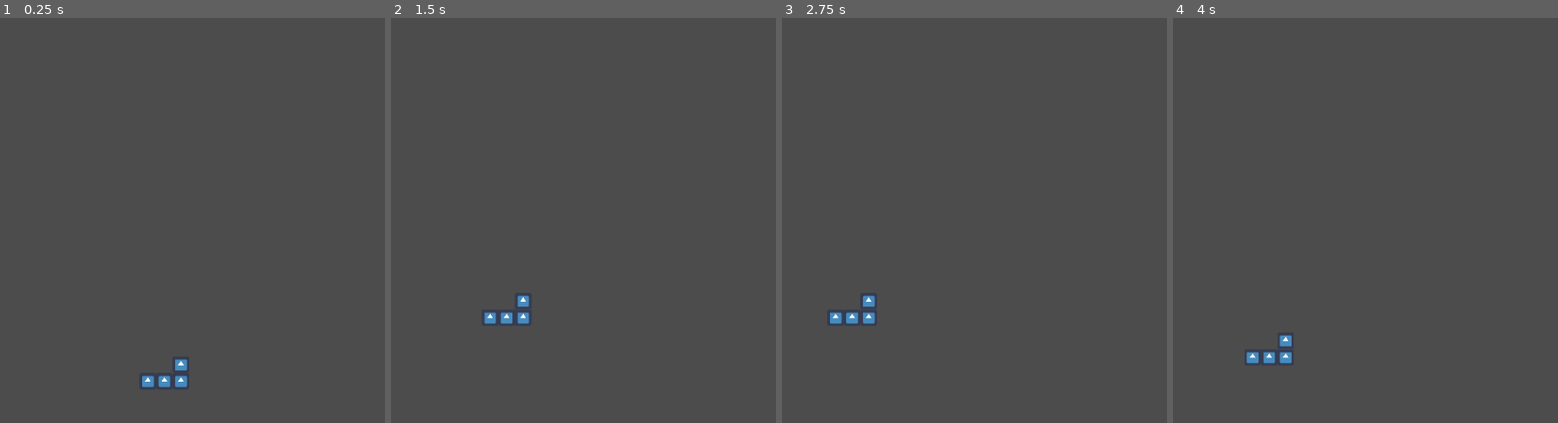
Above: before the commit, frames 1-4 (left to right).
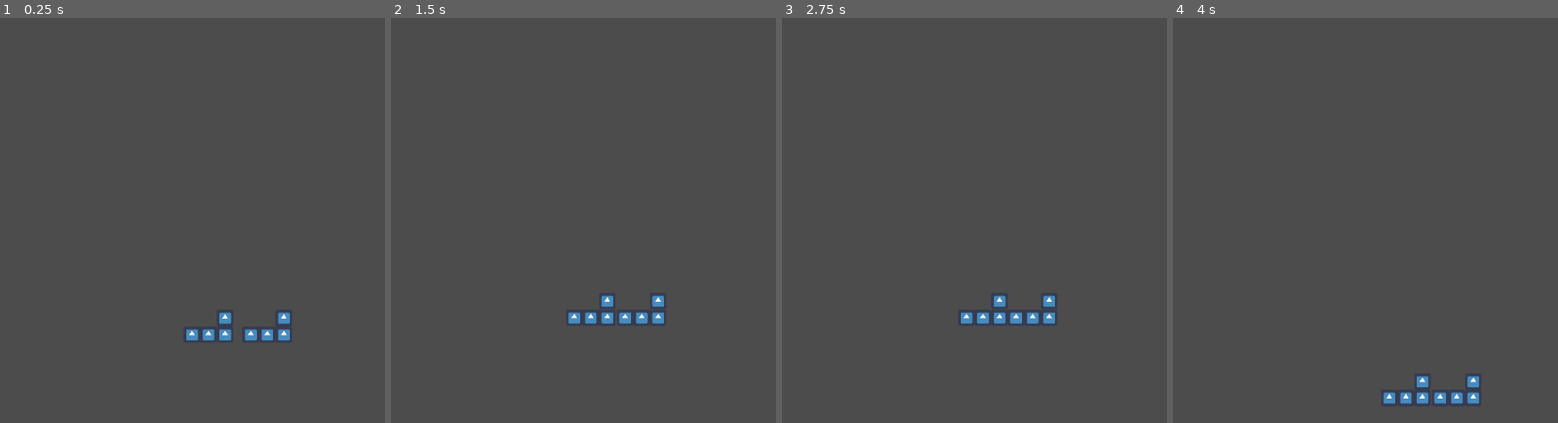
Above: after the commit, the same moments.

Repository: silago/tetris2
Game: Godot game, scene res://Node2D.tscn
Same seed, same stepped clock (60 frames per second), same inputs: the game is played once before the commit and once after it. The engine's default icon, where the game draws it, is replaced by a stand-in: a white triangle on a blue panel in a dark square.
Inputs:
- Up to frame 1 (0.25 s): no input
- Up to frame 2 (1.5 s): hold Right (ui_right) 0.53-1.28 s; hold Down (ui_down) from 1.28 s (still down)
- Up to frame 3 (2.75 s): tap Enter at 2 s; release Down (ui_down) at 2.03 s; hold Right (ui_right) from 2.03 s (still down)
- Up to frame 4 (4 s): release Right (ui_right) at 2.78 s; hold Up (ui_up) 2.78-3.53 s; hold Left (ui_left) from 3.53 s (still down)

The runs differ from the first frame. In frame 1, 1.1% of the frame differs, in the area x 36-76%, y 72-92%; in frame 2, 1.1%; in frame 3, 1.1%, in the area x 12-71%, y 68-76%; in frame 4, 1.1%.

Commit message:
collision move

Diff:
--- a/KinemticPlayer.tscn
+++ b/KinemticPlayer.tscn
@@ -3,36 +3,46 @@
 [sub_resource type="GDScript" id=1]
 script/source = "extends KinematicBody2D
 
-var speed = 250
+const GRAVITY = 200.0
+const WALK_SPEED = 200
 var velocity = Vector2()
 
-func get_input():
-	# Detect up/down/left/right keystate and only move when pressed.
-	velocity = Vector2()
-	velocity.y+=1
-	if Input.is_action_pressed('ui_right'):
-		velocity.x += 1
-	if Input.is_action_pressed('ui_left'):
-		velocity.x -= 1
-	#if Input.is_action_pressed('ui_down'):
-	#	velocity.y += 1
-	if Input.is_action_pressed('ui_up'):
-		velocity.y -= 50
-	velocity = velocity.normalized() * speed
+var push_force = Vector2(20,0)
 
 func _physics_process(delta):
-	get_input()
+	velocity.y += delta * GRAVITY
+	if Input.is_action_pressed(\"ui_up\"):
+		velocity.y = -200
+	if Input.is_action_pressed(\"ui_left\"):
+		velocity.x = -WALK_SPEED
+	elif Input.is_action_pressed(\"ui_right\"):
+		velocity.x =  WALK_SPEED
+	else:
+		velocity.x = 0
+
+	var v = move_and_slide(velocity, Vector2(0, -1))
+	if v.x == 0 and velocity.x!=0:
+		var collision = move_and_collide(Vector2(velocity.x*delta,0))
+		if collision.collider.has_method(\"move\"):
+			print(velocity)
+			collision.collider.move(Vector2(velocity.x*delta,0))
+
+func __physics_process(delta):
+	#get_input()
 	var velocity_y = velocity.y
 	var velocity_x = velocity.x
 	#velocity.x = 0
-	move_and_collide(Vector2(0,velocity_y)* delta)
+	#move_and_collide(Vector2(0,velocity_y)* delta)
+	print(velocity)
+	var collision = move_and_collide(Vector2(velocity_x,velocity_y) * delta,true)
+	# if floor
+	if collision and collision.position.y < global_position.y:
+		velocity.y = 0
+		return
 
-	var collision = move_and_collide(Vector2(velocity_x,0) * delta,true)
 	if collision and collision.position.y > global_position.y:
-		velocity.y = 0
-		collision = move_and_collide(Vector2(velocity_x,0) * delta,true)
-	if (collision and collision.collider is KinematicBody2D):
-		collision.collider.move_and_collide(Vector2(velocity_x,0) * delta,true)
+		if collision.collider.has_method(\"move\"):
+			collision.collider.move(velocity)
 "
 
 [sub_resource type="CircleShape2D" id=2]
--- a/Node2D.tscn
+++ b/Node2D.tscn
@@ -22,8 +22,8 @@
 export var spawnInterval = 5
 # Called when the node enters the scene tree for the first time.
 func _ready():
-	start_check_collision()
-	start_spawn()
+	#start_check_collision()
+	#start_spawn()
 	pass # Replace with function body.
 
 
@@ -107,7 +107,7 @@
 prefab = ExtResource( 1 )
 
 [node name="Player" parent="." instance=ExtResource( 3 )]
-position = Vector2( 130, 880 )
+position = Vector2( 130, 1140 )
 
 [node name="Camera2D" type="Camera2D" parent="Player"]
 position = Vector2( 4, -211 )
@@ -143,4 +143,7 @@
 shape = SubResource( 5 )
 
 [node name="KinematicBody2D" parent="." instance=ExtResource( 1 )]
-position = Vector2( 85.3552, 1059.93 )
+position = Vector2( 205.355, 1169.93 )
+
+[node name="KinematicBody2D2" parent="." instance=ExtResource( 1 )]
+position = Vector2( 365.355, 1169.93 )
--- a/block1.tscn
+++ b/block1.tscn
@@ -2,7 +2,7 @@
 
 [ext_resource path="res://icon.png" type="Texture" id=1]
 
-[sub_resource type="GDScript" id=4]
+[sub_resource type="GDScript" id=1]
 script/source = "extends KinematicBody2D
 
 # Declare member variables here. Examples:
@@ -13,22 +13,27 @@
 func _ready():
 	pass # Replace with function body.
 
-# Called every frame. 'delta' is the elapsed time since the previous frame.
-#func _process(delta):
-#	pass
+var force = null
+func move(v):
+	force = v
+
 func _physics_process(delta):
-	#get_input()
-	#velocity.x = 0
-	move_and_collide(Vector2(0,1) * speed *  delta)"
+	if force!=null:
+		var collision = move_and_collide(force)
+		if collision and collision.collider.has_method(\"move\"):
+			collision.collider.move(force)
+		force = null
+	else:
+		move_and_collide(Vector2(0,1) * speed *  delta)"
 
-[sub_resource type="RectangleShape2D" id=3]
+[sub_resource type="RectangleShape2D" id=2]
 extents = Vector2( 22.5, 22.5 )
 
 [node name="KinematicBody2D" type="KinematicBody2D"]
-script = SubResource( 4 )
+script = SubResource( 1 )
 
 [node name="CollisionShape2D" type="CollisionShape2D" parent="."]
-shape = SubResource( 3 )
+shape = SubResource( 2 )
 
 [node name="Sprite" type="Sprite" parent="."]
 scale = Vector2( 0.7, 0.7 )
Not shown: 3 places in block1.tscn that only renumber resources
